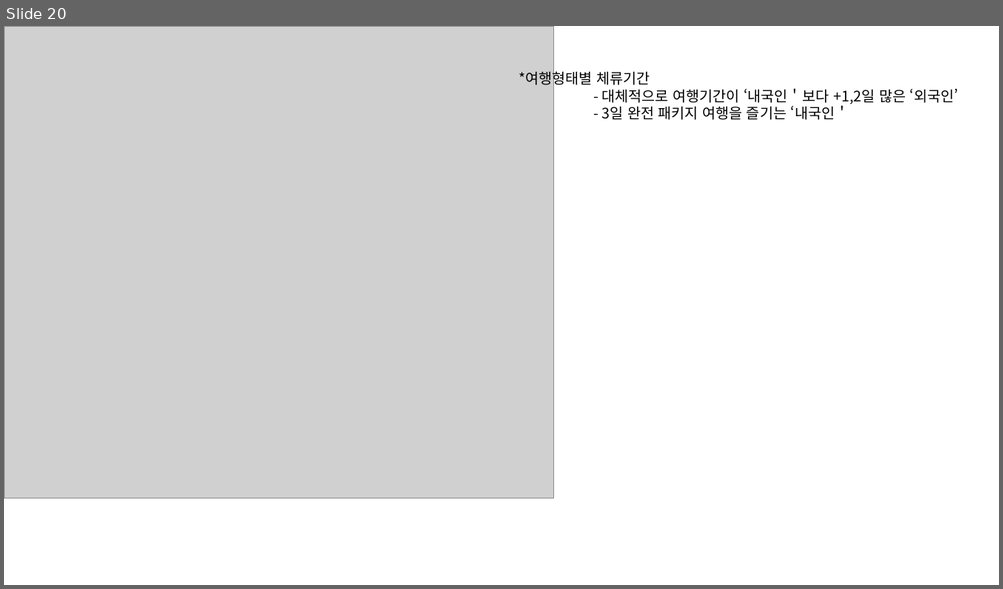
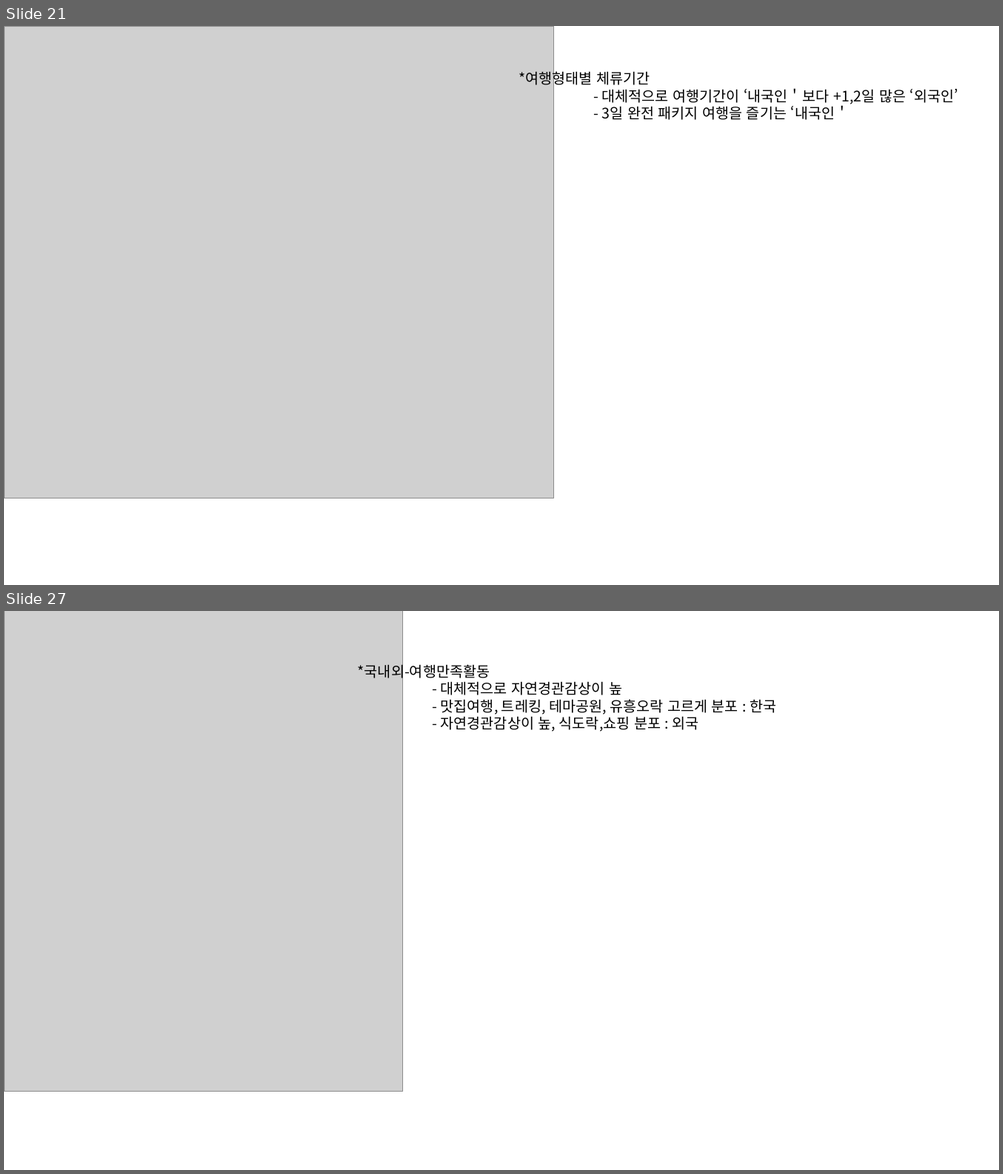
Before and after one commit to jinxin4u/work123, a slide deck: R_project/team/r 그래프.pptx. Shown one above the other, each under a label of ours: slide 20 before the commit, slides 21 and 27 after it; the slides between them are not shown. The pictures are 1003x589 and 1003x1174 pixels, drawn with LibreOffice and Linux fonts; fonts in the diff are those of the drawing; grey boxes stand for pictures. Boxes give left, top, right and bottom in pixels: in the first picture for what was removed or moved away, otherwise in the second. Text is boxed around its words. In the diff, an @@ line names an element or a change of style, - is before the commit and + after.

```diff
--- a/R_project/team/r 그래프.pptx
+++ b/R_project/team/r 그래프.pptx
@@ slide 27 added at box(4, 611, 999, 1170), background #FFFFFF @@
@@ picture added at box(4, 611, 402, 1092) @@
@@ text added at box(358, 661, 776, 732), 14 pt, text #000000 @@
+*국내외-여행만족활동
+- 대체적으로 자연경관감상이 높
+- 맛집여행, 트레킹, 테마공원, 유흥오락 고르게 분포 : 한국
+- 자연경관감상이 높, 식도락,쇼핑 분포 : 외국
@@ what was slide 20 is now slide 21 @@
```
Also in this commit, not shown: 2 slides changed, 7 other slides added, 48 other files.
